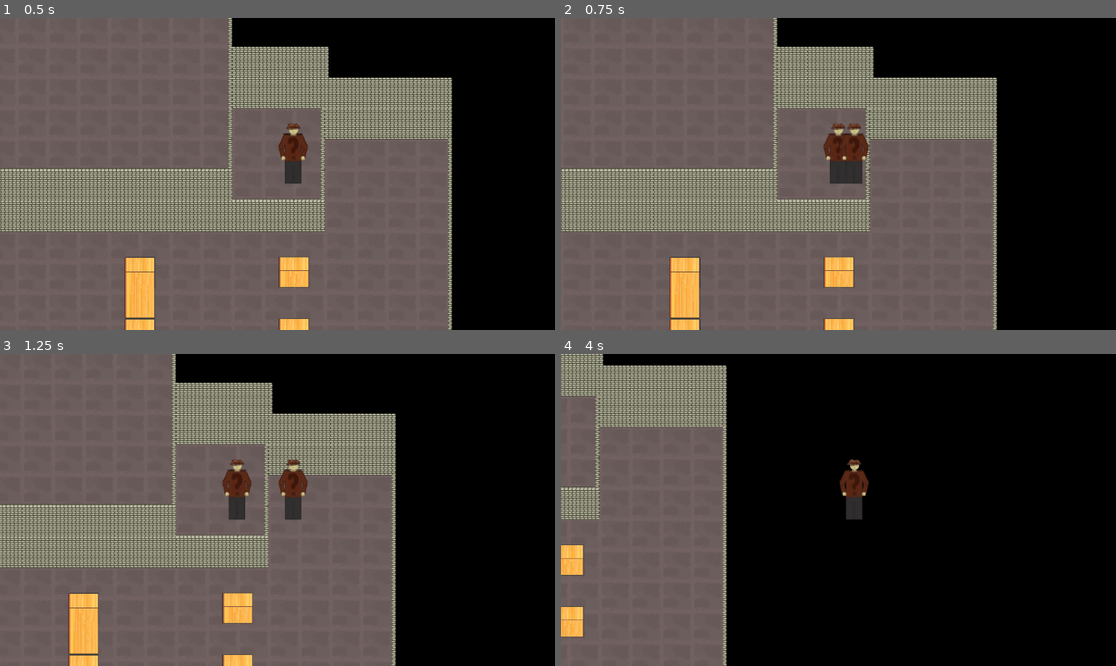
Above: before the commit, frames 1-4 (two rows, left to right).
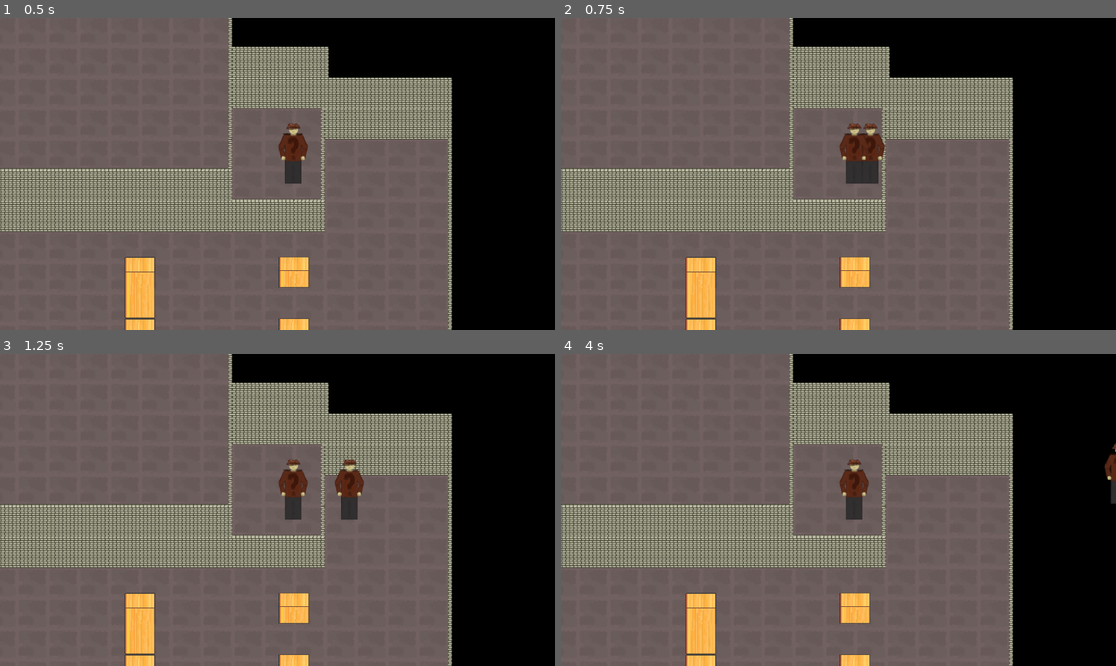
Above: after the commit, the same moments.

Repository: Alexxx180/Desert-Rage-2
Game: Godot game, scene res://assets/scenes/levels/caves/origin.tscn
Same seed, same stepped clock (60 frames per second), same inputs: the game is played once before the commit and once after it.
Inputs:
- Up to frame 1 (0.5 s): no input
- Up to frame 2 (0.75 s): tap Enter at 0.5 s; hold D (right) from 0.53 s (still down); hold Ctrl (select) from 0.53 s (still down)
- Up to frame 3 (1.25 s): keep holding D (right); keep holding Ctrl (select)
- Up to frame 4 (4 s): release D (right) at 1.28 s; release Ctrl (select) at 1.28 s; hold Down (backward) 1.28-2.03 s; tap Shift (run) at 1.35 s; tap Ctrl (select) at 1.55, 2.85, 3.8 s; hold D (right) 2.03-2.78 s; hold Ctrl (select) 2.03-2.78 s; hold Up (forward) 2.78-3.53 s; hold Left (left) from 3.53 s (still down); hold Shift (run) from 3.53 s (still down)

Frame 1 is identical in both runs. In frame 2, 13% of the frame differs, in the area x 0-82%, y 0-100%; in frame 3, 26%; in frame 4, 58%, in the area x 0-100%, y 0-100%.
Error before the commit: Invalid assignment of property or key 'box' with value of type 'Area2D (platform.gd)' on a base object of type 'null instance'. (res://assets/systems/input/pla…
Error after the commit: Parse Error: Used space character for indentation instead of tab as used before in the file. (res://assets/systems/input/push/zone.gd:34)

Commit message:
horizontal jumps simplified

Diff:
--- a/assets/systems/camera/group.gd
+++ b/assets/systems/camera/group.gd
@@ -17,5 +17,7 @@
 		var next: int = (main + 1) % count
 		heroes[main].control = !heroes[main].control
 		heroes[next].control = !heroes[next].control
-		camera.change(heroes[main], heroes[next])
+		camera.change(heroes[main], hero[next])
 		main = next
+        problem
+        if what
--- a/assets/systems/input/platforming/platforms/bitarray.gd
+++ /dev/null
@@ -1,54 +0,0 @@
-class BitArray:
-	var data: PackedByteArray
-	var active_bits: int
-
-	func _init(_num_bits: int = 8):
-		resize_bits(_num_bits)
-
-	func _to_string():
-		var string: String
-		for i in range(active_bits): string += str(int(get_bit(i)))
-
-		return string
-
-	func resize_bits(new_size: int, reset_bits: bool = true):
-		data.resize(ceili(float(new_size) / 8))
-		active_bits = new_size
-
-		if reset_bits: fill_bits(false)
-
-	func fill_bits(new_value: bool):
-		for i in range(active_bits): set_bit(i, new_value)
-
-	func append(other: BitArray):
-		var offset = active_bits
-		resize_bits(active_bits + other.active_bits, false)
-
-		for i in range(other.active_bits): set_bit(i + offset, other.get_bit(i))
-
-	func get_bit(index: int):
-		if index < 0 or index > len(data) * 8 - 1:
-			push_error('ERROR: Tried to call `get_bit` with invalid index.')
-			return false
-		elif len(data) == 0:
-			push_error('ERROR: There are no bits to set.')
-			return false
-
-		return bool(data[index / 8] & 1 << (index % 8))
-
-	func set_bit(index: int, value: bool):
-		if index < 0 or index > len(data) * 8 - 1:
-			push_error('ERROR: Tried to call `set_bit` with invalid index.')
-			return
-		elif len(data) == 0:
-			push_error('ERROR: There are no bits to set.')
-			return
-
-		var mask = 1 << (index % 8) # It's nice that GDScript supports this
-		if value: data[index / 8] |= mask
-		else: data[index / 8] &= ~mask
-
-	func duplicate():
-		var new_array = BitArray.new(active_bits)
-		new_array.data = data.duplicate()
-		return new_array
--- a/assets/systems/input/platforming/platforms/directions/horizontal.gd
+++ b/assets/systems/input/platforming/platforms/directions/horizontal.gd
@@ -1,45 +1,23 @@
 extends CollisionShape2D
 
-@export var has_center: bool = false
-
-const gap: int = 3
-
-var ledges: Array[bool]
-var track: Array[float]
-
-var boxes: Array[Node2D]
-var ends: Array[bool]
-
-func calculate():
-	pass
-
-func _cancel_ledge(_body: StaticBody2D):
-	boxes.pop_back()
-	#ledges[body.index] = false
+@onready var track: Dictionary = { name: self }
+@onready var sides: Dictionary = { "left": front, "right": back }
 
 func front(hero: float, box: float) -> bool: return hero > box
 func back(hero: float, box: float) -> bool: return hero < box
 
-func jump(hero: CharacterBody2D):
-	var side
-	match hero.direction:
-		"left": side = front
-		"right": side = back
+func jump(hero: CharacterBody2D) -> void:
+	if not sides.has(hero.direction):
+		return
+	var side = sides[hero.direction]
+	for box in track:
+		if ledge(side, hero, track[box]):
+			return
 
-	for box in boxes:
-		if side.call(hero.position, box.position):
-			hero.position.x = box.position.x
+func ledge(side: Callable, hero: Node2D, box: Node2D) -> bool:
+	var can_jump: bool = side.call(hero.position.x, box.position.x)
+	if can_jump: hero.position.x = box.position.x
+	return can_jump
 
-func protrusion(i: int, axis: float) -> bool:
-	return track[i] - gap < axis and axis < track[i] + gap
-
-func remember(body: StaticBody2D, ledge: bool):
-	if ledge: boxes.push_back(body)
-
-func intersect(body: StaticBody2D):
-	var size: int = track.size() - 1
-	var ledge: bool = protrusion(size, body.position.x)
-	while not ledge and size >= 0:
-		size -= 1
-		ledge = protrusion(size, body.position.x)
-	remember(body, ledge)
+func _parallel(body: StaticBody2D) -> void: track.erase(body.name)
+func intersect(body: StaticBody2D) -> void: track[body.name] = body
--- /dev/null
+++ b/assets/systems/input/platforming/platforms/directions/vertical.gd
@@ -0,0 +1,6 @@
+extends "res://assets/systems/input/platforming/platforms/directions/horizontal.gd"
+
+func ledge(side: Callable, hero: Node2D, box: Node2D) -> bool:
+	var can_jump: bool = side.call(hero.position.y, box.position.y)
+	if can_jump: hero.position.y = box.position.y
+	return can_jump
--- a/assets/systems/input/push/zone.gd
+++ b/assets/systems/input/push/zone.gd
@@ -32,3 +32,5 @@
 	else:
 		is_pushing = false
 		body.interaction.push_objects(self)
+
+    if what then:
--- a/project.godot
+++ b/project.godot
@@ -12,7 +12,7 @@
 
 config/name="Desert-Rage-2"
 run/main_scene="res://assets/scenes/levels/caves/origin.tscn"
-config/features=PackedStringArray("4.2", "GL Compatibility")
+config/features=PackedStringArray("4.1", "GL Compatibility")
 config/icon="res://icon.svg"
 
 [display]
Not shown: 1 places in assets/scenes/levels/environment/caves/set.tres that only renumber resources
